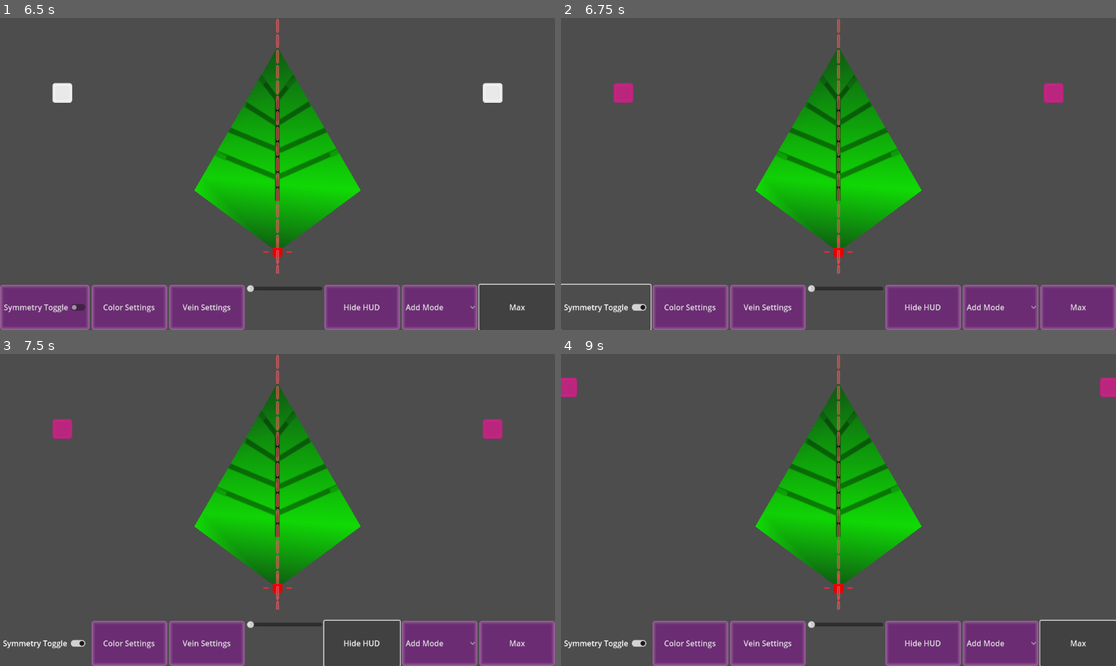
Above: before the commit, frames 1-4 (two rows, left to right).
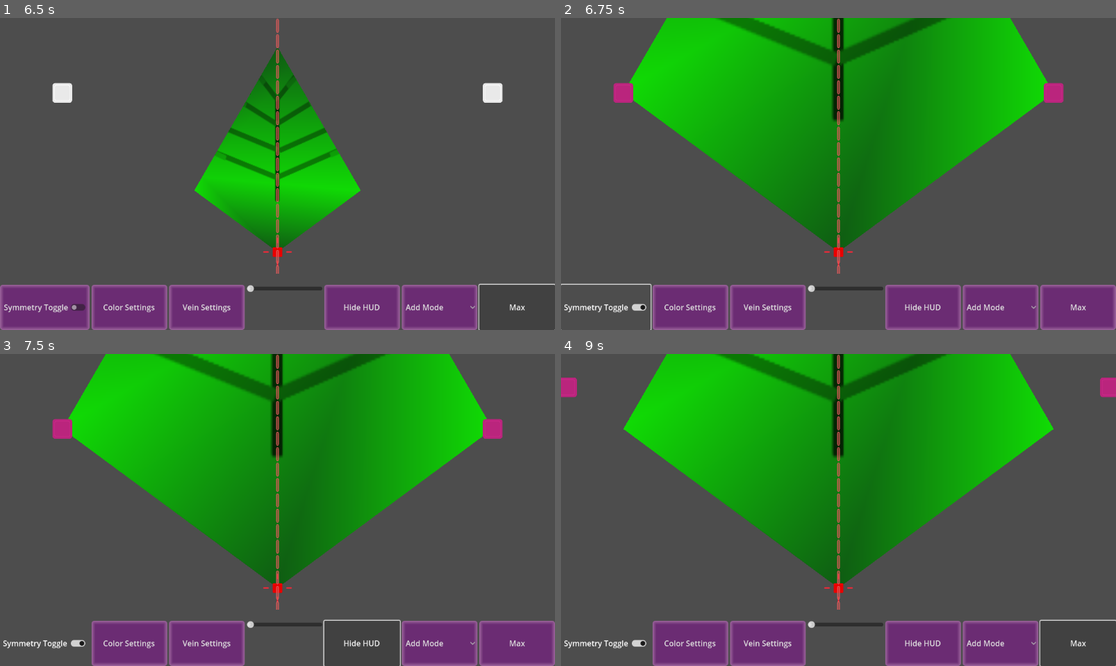
Above: after the commit, the same moments.

Repository: LettucePie/persephone
Game: Godot game, scene res://design/leafmaker.tscn
The game is run twice, just before and just after one commit, with the same random seed, the same clock (stepped at 60 frames per second) and the same inputs.
Inputs:
- Up to frame 1 (6.5 s): click "Symmetry Toggle" at 0.5 s; click "Hide HUD" at 1.25 s; click "Add Mode" at 2 s; click "Max" at 2.75 s; click "Symmetry Toggle" at 3.5 s; click "Hide HUD" at 4.25 s; click "Add Mode" at 5 s; click "Max" at 5.75 s
- Up to frame 2 (6.75 s): click "Symmetry Toggle" at 6.5 s
- Up to frame 3 (7.5 s): click "Hide HUD" at 7.25 s
- Up to frame 4 (9 s): click "Add Mode" at 8 s; click "Max" at 8.75 s

Frame 1 is identical in both runs. In frame 2, 34% of the frame differs, in the area x 12-88%, y 0-70%; in frame 3, 34%; in frame 4, 34%, in the area x 11-89%, y 0-70%.

Commit message:
enabling symmetry now aligns symmetrical pair positions

Diff:
--- a/design/leafmaker_canvas.gd
+++ b/design/leafmaker_canvas.gd
@@ -21,7 +21,10 @@
 	var round_point : bool
 	var curve_index : int
 	var symmetry : bool
+	var side_a : bool = false
+	var midpoint : bool = false
 	var symmetry_pair : LeafPoint
+
 	func _init(_visual_node, _round_point, _curve_index, _symmetry, _symmetry_pair):
 		visual_node = _visual_node
 		round_point = _round_point
@@ -37,6 +40,8 @@
 
 	func break_pair():
 		symmetry = false
+		side_a = false
+		midpoint = false
 		visual_node.set_color(Color.WHITE)
 		symmetry_pair.visual_node.set_color(Color.WHITE)
 		if symmetry_pair != null:
@@ -47,6 +52,9 @@
 	func set_curve_index(i):
 		curve_index = i
 		visual_node.set_curve_index(i)
+
+	func set_position(pos):
+		visual_node.position = pos
 
 
 var leaf_points : Array = []
@@ -352,8 +360,23 @@
 		for i in side_a.size():
 			var rand_color = Color.from_hsv(randf(), 0.8, 0.8, 1.0)
 			side_a[i].associate_pair(side_b[i])
+			side_a[i].side_a = true
 			side_a[i].visual_node.set_color(rand_color)
 			side_b[i].visual_node.set_color(rand_color)
+			var pos_a = leaf_curve.get_point_position(side_a[i].curve_index)
+			if pos_a.x > leaf_origin.position.x:
+				pos_a.x += leaf_origin.position.x - pos_a.x
+				set_point_position(side_a[i], pos_a)
+			var pos_b = pos_a
+			pos_b.x = leaf_origin.position.x
+			pos_b.x += leaf_origin.position.x - pos_a.x
+			set_point_position(side_b[i], pos_b)
+		if !even:
+			var pos_center = leaf_curve.get_point_position(midpoint)
+			pos_center.x = leaf_origin.position.x
+			set_point_position(leaf_points[midpoint], pos_center)
+			leaf_points[midpoint].midpoint = true
+		update_leaf_visual(true)
 	else:
 		print("ERROR Symmetry Sides are uneven... somehow")
 
@@ -417,8 +440,15 @@
 func move_point(point : Area2D, relative : Vector2):
 	point.translate(relative)
 	leaf_curve.set_point_position(point.curve_index, point.position)
+	if symmetry_mode:
+		print("TODO : Line 444")
 	update_round_neighbors(point)
 	update_leaf_visual(true)
+
+
+func set_point_position(leafpoint, pos):
+	leafpoint.set_position(pos)
+	leaf_curve.set_point_position(leafpoint.curve_index, pos)
 
 
 func update_round_neighbors(point):
